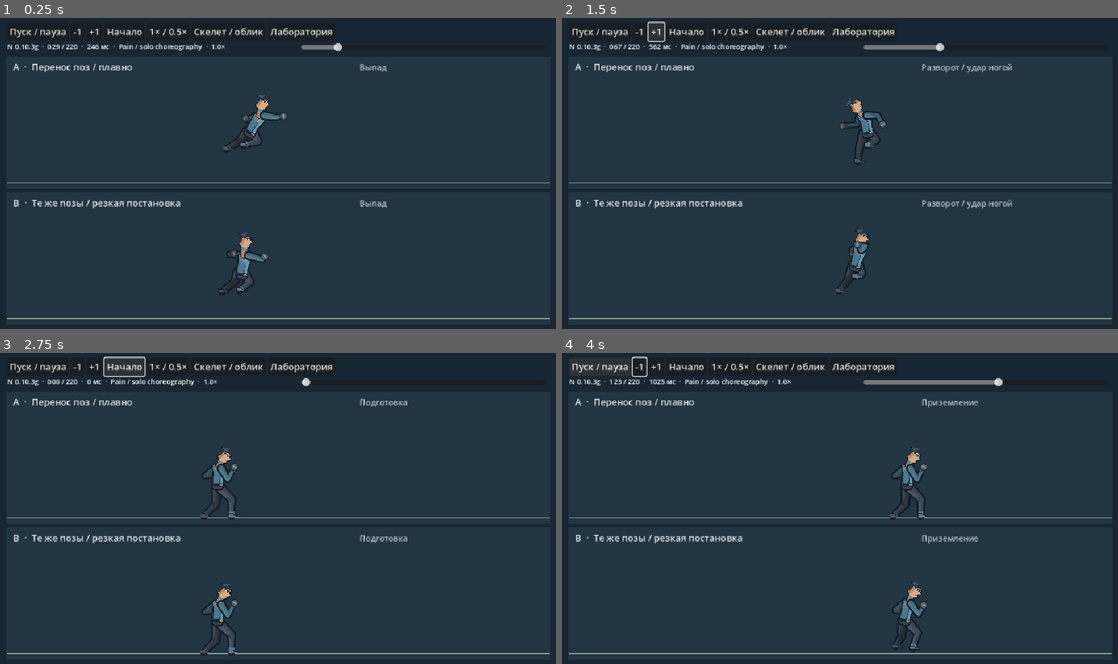
Above: before the commit, frames 1-4 (two rows, left to right).
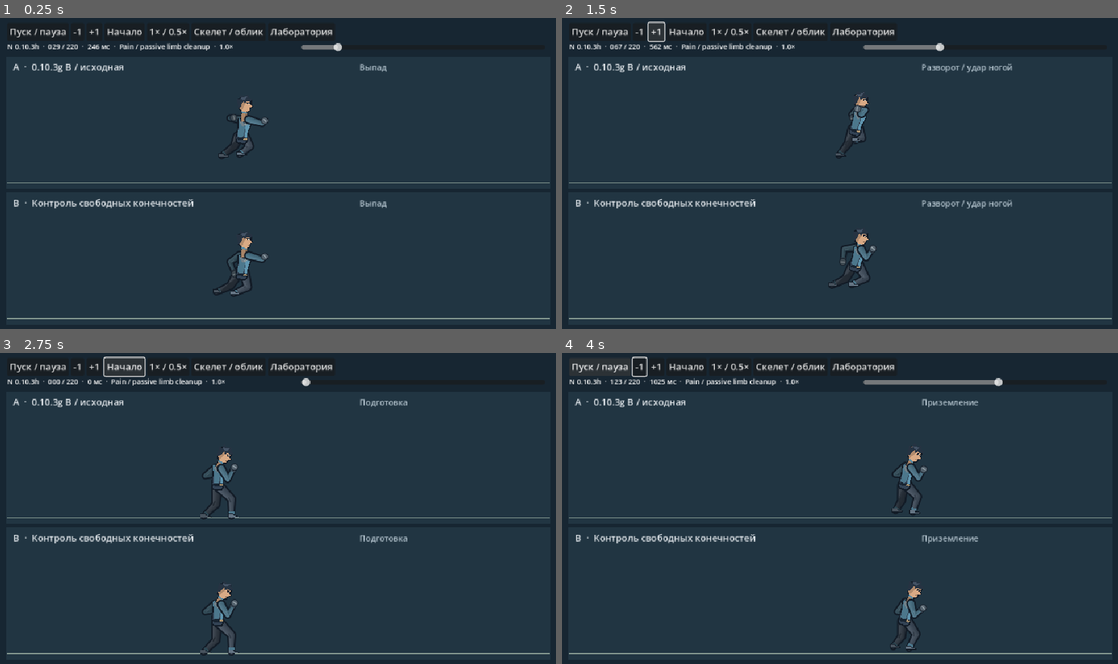
Above: after the commit, the same moments.

Repository: Mefits/Project-N
Game: Godot game, scene res://lab/anime/preview.tscn
Two runs of this game, one before a commit and one after it. Both use one fixed random seed, a clock stepped at 60 frames per second and the inputs below. This scene is started directly instead of the project's main scene.
Inputs:
- Up to frame 1 (0.25 s): no input
- Up to frame 2 (1.5 s): click "-1" at 0.5 s; click "+1" at 1.25 s
- Up to frame 3 (2.75 s): click "Начало" at 2 s
- Up to frame 4 (4 s): click "Пуск / пауза" at 2.75 s; tap Enter at 3.5 s; hold Right from 3.53 s (still down); tap R at 3.6 s; tap Space at 3.77 s; tap H at 3.8 s

The runs differ from the first frame. In frame 1, 2.0% of the frame differs, in the area x 5-52%, y 8-90%; in frame 2, 2.0%, in the area x 5-59%, y 8-90%; in frame 3, 1.0%; in frame 4, 1.7%.

Commit message:
N 0.10.3h: preserve staged strikes, constrain passive limbs with authored angular tracks and chain lengths

Diff:
--- a/lab/anime/preview.gd
+++ b/lab/anime/preview.gd
@@ -15,6 +15,7 @@
 var combo_direct:Array[Dictionary]=[]
 var combo_staged:Array[Dictionary]=[]
 var combo_clock:Array[int]=[]
+var combo_clean:Array[Dictionary]=[]
 const OLD_SKIN=preload("res://game/fighter_skin.gd")
 const EXTRA_HOLD=[0,2,4,6] # additional 120 Hz ticks; only in replay C
 var tick:float=0
@@ -27,6 +28,7 @@
     _build_reference()
     _build_lunge()
     _build_reference_combo()
+    _build_passive_cleanup()
     var bar:=HBoxContainer.new()
     bar.position=Vector2(12,8)
     add_child(bar)
@@ -57,7 +59,7 @@
 func seek(t:float)->void:
     tick=clampf(t,0,220)
     slider.set_value_no_signal(tick)
-    info.text="N 0.10.3g  ·  %03d / 220  ·  %.0f мс  ·  Pain / solo choreography  ·  %.1f×"%[int(tick),tick*1000/120,speed]
+    info.text="N 0.10.3h  ·  %03d / 220  ·  %.0f мс  ·  Pain / passive limb cleanup  ·  %.1f×"%[int(tick),tick*1000/120,speed]
     queue_redraw()
 func _process(dt:float)->void:
     if playing:seek(fposmod(tick+120*dt*speed,221))
@@ -69,15 +71,15 @@
     for k in p:draw_circle(p[k],2.5,c)
 func _draw()->void:
     draw_rect(Rect2(0,0,960,540),Color("#172632"))
-    var names:Array=["A  ·  Перенос поз / плавно","B  ·  Те же позы / резкая постановка"]
+    var names:Array=["A  ·  0.10.3g B / исходная","B  ·  Контроль свободных конечностей"]
     for variant in range(2):
         var y:float=66+235*variant
         var floor_y:float=y+218
         draw_rect(Rect2(10,y,940,229),Color("#213542"))
         draw_string(ThemeDB.fallback_font,Vector2(22,y+24),names[variant],HORIZONTAL_ALIGNMENT_LEFT,-1,16,Color("#e2e7eb"))
         draw_line(Vector2(12,floor_y),Vector2(948,floor_y),Color("#82968e"),1)
-        var source_tick:int=combo_clock[int(tick)] if variant==1 else int(tick)
-        var p:Dictionary=combo_staged[source_tick] if variant==1 else combo_direct[source_tick]
+        var source_tick:int=combo_clock[int(tick)]
+        var p:Dictionary=combo_clean[source_tick] if variant==1 else combo_staged[source_tick]
         var phase:String="Подготовка" if source_tick<24 else ("Выпад" if source_tick<=32 else ("Удар сверху" if source_tick<=52 else ("Разворот / удар ногой" if source_tick<=84 else "Приземление")))
         draw_string(ThemeDB.fallback_font,Vector2(620,y+24),phase,HORIZONTAL_ALIGNMENT_LEFT,-1,14,Color("#b6c6d0"))
         draw_set_transform(Vector2(10,floor_y-430),0,Vector2.ONE)
@@ -671,3 +673,107 @@
         if count!=int(COMBO_ACCENTS[beat])+1:push_error("Combo accent hold count")
     if combo_clock.size()!=239 or changed<10 or floor_error>.01 or max_delta>45.0:push_error("Combo continuity / floor / cadence")
     print("N 0.10.3g solo combo: 8 reference poses, 3 linked strikes; accents ",COMBO_ACCENTS," staged frames changed ",changed," max point step ",max_delta," floor error ",floor_error)
+
+# 0.10.3h: passive-limb cleanup. Same staging clock, body/root and striking
+# tracks. Original source keys stay untouched in PAIN_KEYS.
+# Explicit passive direction keys: upper segment angle, signed joint bend.
+# Degrees in facing-right canvas coordinates (right=0, down=90).
+# These are authored corrections for hidden/uncertain limbs, not measured data.
+# t, near arm, far arm, near leg, far leg (upper, bend for each).
+const PASSIVE_KEYS=[
+    [12, 100,-115, 110,-105, 65,55, 95,40],
+    [24, 95,-100, 130,-85, 62,65, 100,40],
+    [32, 115,-105, 150,-75, 80,85, 128,32],
+    [42, 95,-110, 120,-90, 48,95, 100,65],
+    [52, 105,-100, 205,-65, 75,80, 120,35],
+    [60, 100,-110, 150,-85, 48,100, 112,36],
+    [68, 120,-95, 155,-35, 45,95, 100,45],
+    [76, 110,-115, 125,-95, 5,0, 75,85],
+    [82, 100,-115, 110,-105, 25,55, 82,80],
+    [96, 90,-115, 108,-100, 60,75, 85,55],
+    [112, 100,-115, 110,-105, 65,55, 95,40]
+]
+
+func _passive_angles(t:int,channel:int)->Vector2:
+    var col:int=1+channel*2
+    for i in range(1,PASSIVE_KEYS.size()):
+        var a:Array=PASSIVE_KEYS[i-1]
+        var b:Array=PASSIVE_KEYS[i]
+        if t>int(b[0]):continue
+        var u:float=smoothstep(float(a[0]),float(b[0]),float(t))
+        return Vector2(lerpf(float(a[col]),float(b[col]),u),lerpf(float(a[col+1]),float(b[col+1]),u))
+    return Vector2(float(PASSIVE_KEYS[-1][col]),float(PASSIVE_KEYS[-1][col+1]))
+
+func _passive_weight(t:int,channel:int)->float:
+    # Fade near the guard. Keep striking arm and kick leg exactly as authored
+    # over their complete delivery / accent windows. No changes to hit timing.
+    var v:float=float(t)
+    var w:float=smoothstep(12.0,24.0,v)*(1.0-smoothstep(96.0,112.0,v))
+    if channel==0:w*=1.0-smoothstep(16.0,24.0,v)*(1.0-smoothstep(52.0,60.0,v))
+    if channel==2:w*=1.0-smoothstep(60.0,68.0,v)*(1.0-smoothstep(82.0,96.0,v))
+    return w
+
+func _clean_chain(p:Dictionary,raw:Dictionary,t:int,channel:int)->void:
+    var w:float=_passive_weight(t,channel)
+    if w<=.00001:return
+    var leg:bool=channel>=2
+    var side:String="near" if channel%2==0 else "far"
+    var anchor:String=("thigh_" if leg else "shoulder_")+side
+    var joint:String=("knee_" if leg else "elbow_")+side
+    var tip:String=("foot_" if leg else "hand_")+side
+    var a:Vector2=raw[anchor]
+    var d1:Vector2=Vector2(raw[joint])-a
+    var d2:Vector2=Vector2(raw[tip])-Vector2(raw[joint])
+    var angles:Vector2=_passive_angles(t,channel)
+    # Parent-space rotation: follow part of torso inclination rather than
+    # drag wrist/elbow positions independently in screen space.
+    var torso:Vector2=Vector2(raw.chest)-Vector2(raw.hips)
+    var tilt:float=wrapf(torso.angle()+PI*.5,-PI,PI)
+    var upper:float=lerp_angle(d1.angle(),deg_to_rad(angles.x)+tilt*(.30 if leg else .55),w)
+    var bend:float=lerp_angle(d1.angle_to(d2),deg_to_rad(angles.y),w)
+    var l1:float=lerpf(d1.length(),26.0 if leg else 20.0,w)
+    var l2:float=lerpf(d2.length(),27.0 if leg else 21.0,w)
+    var k:Vector2=a+Vector2.from_angle(upper)*l1
+    var b:Vector2=k+Vector2.from_angle(upper+bend)*l2
+    if leg and b.y>428.0:
+        var floor_target:=Vector2(b.x,428.0)
+        var solution:Array[Vector2]=REF_RIG.chain(a,floor_target,l1,l2,-1.0)
+        k=solution[0]
+        b=solution[1]
+    p[joint]=k
+    p[tip]=b
+
+func _build_passive_cleanup()->void:
+    var changed:int=0
+    var fully_corrected:int=0
+    var length_error:float=0.0
+    var max_step:float=0.0
+    var floor_error:float=0.0
+    for t in range(combo_staged.size()):
+        var raw:Dictionary=combo_staged[t]
+        var p:Dictionary=raw.duplicate(true)
+        for channel in range(4):_clean_chain(p,raw,t,channel)
+        combo_clean.append(p)
+        if p!=raw:changed+=1
+        for key in p:
+            if not Vector2(p[key]).is_finite():push_error("Passive cleanup nonfinite")
+            if t>0:max_step=maxf(max_step,Vector2(p[key]).distance_to(combo_clean[t-1][key]))
+        for key in ["hips","chest","head","shoulder_near","shoulder_far","thigh_near","thigh_far"]:
+            if p[key]!=raw[key]:push_error("Passive cleanup changed body anchor")
+        if t>=24 and t<=52:
+            if p.hand_near!=raw.hand_near or p.elbow_near!=raw.elbow_near:push_error("Passive cleanup changed strike arm")
+        if t>=68 and t<=82:
+            if p.foot_near!=raw.foot_near or p.knee_near!=raw.knee_near:push_error("Passive cleanup changed strike leg")
+        for channel in range(4):
+            var side:String="near" if channel%2==0 else "far"
+            var leg:bool=channel>=2
+            var anchor:String=("thigh_" if leg else "shoulder_")+side
+            var joint:String=("knee_" if leg else "elbow_")+side
+            var tip:String=("foot_" if leg else "hand_")+side
+            if leg:floor_error=maxf(floor_error,Vector2(p[tip]).y-430.0)
+            if _passive_weight(t,channel)>.99999:
+                fully_corrected+=1
+                length_error=maxf(length_error,absf(Vector2(p[anchor]).distance_to(p[joint])-(26.0 if leg else 20.0)))
+                length_error=maxf(length_error,absf(Vector2(p[joint]).distance_to(p[tip])-(27.0 if leg else 21.0)))
+    if changed<60 or fully_corrected<100 or length_error>.02 or floor_error>.01 or max_step>45.0:push_error("Passive cleanup continuity / length / floor")
+    print("N 0.10.3h passive: changed ",changed," full chains ",fully_corrected," length error ",length_error," max point step ",max_step," floor error ",floor_error," active tracks unchanged")
